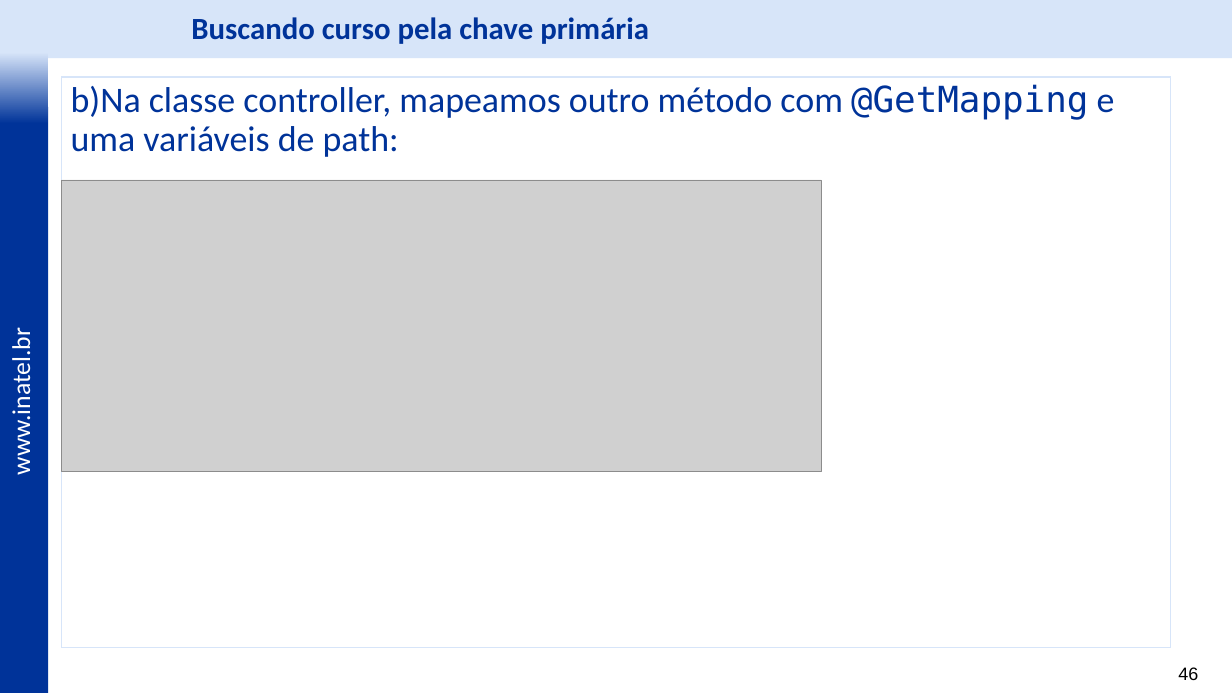
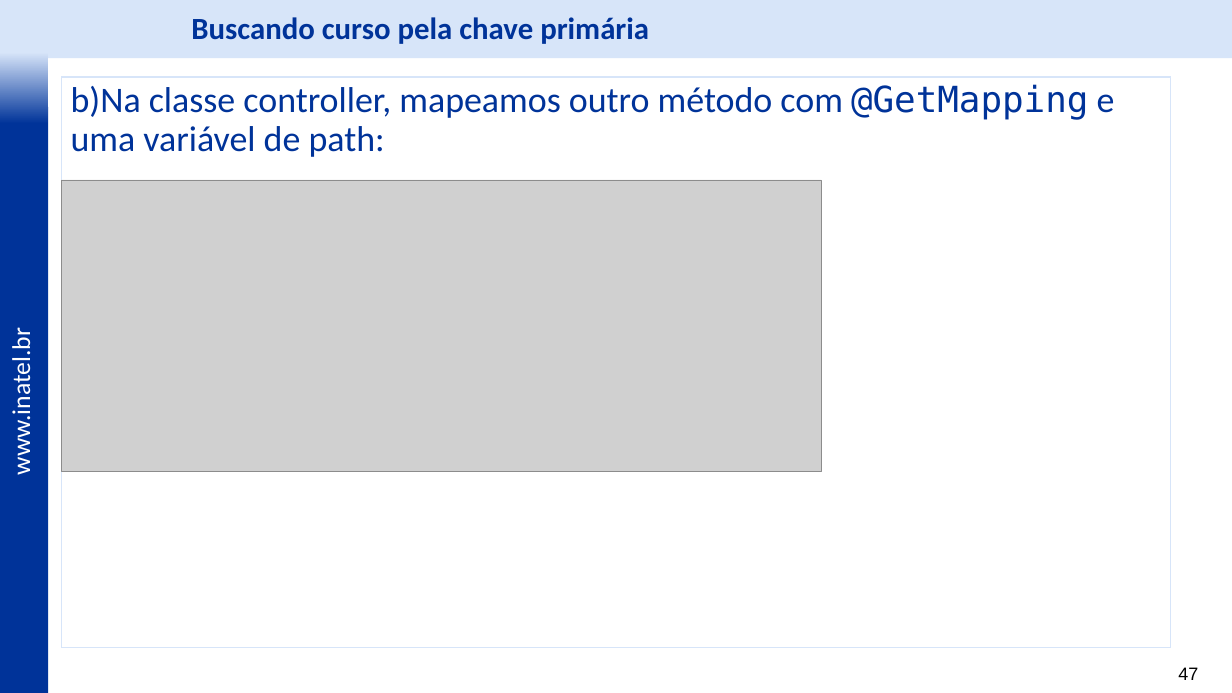
Before and after one commit to vitor-figueiredo/MyRestAPI, a slide deck: slide 47 of docs/Laboratório - REST - v2.pptx (slide 46 before the commit). Drawn at 1232x693 pixels with LibreOffice and Linux fonts; fonts in the diff are those of the drawing; grey boxes stand for pictures; background and template pictures are left out. Boxes give left, top, right and bottom in pixels: in the first picture for what was removed or moved away, otherwise in the second. Text is boxed around its words. In the diff, an @@ line names an element or a change of style, - is before the commit and + after.

```diff
--- a/docs/Laboratório - REST - v2.pptx
+++ b/docs/Laboratório - REST - v2.pptx
@@ text in rectangle at box(71, 84, 1115, 157): text changed @@
-b)Na classe controller, mapeamos outro método com @GetMapping e uma variáveis de path:
+b)Na classe controller, mapeamos outro método com @GetMapping e uma variável de path:
@@ page number at box(1178, 667, 1198, 680): text changed @@
-46
+47
```
Also in this commit, not shown: 16 other slides changed, 2 slides added, 1 slide removed, 3 other files.
